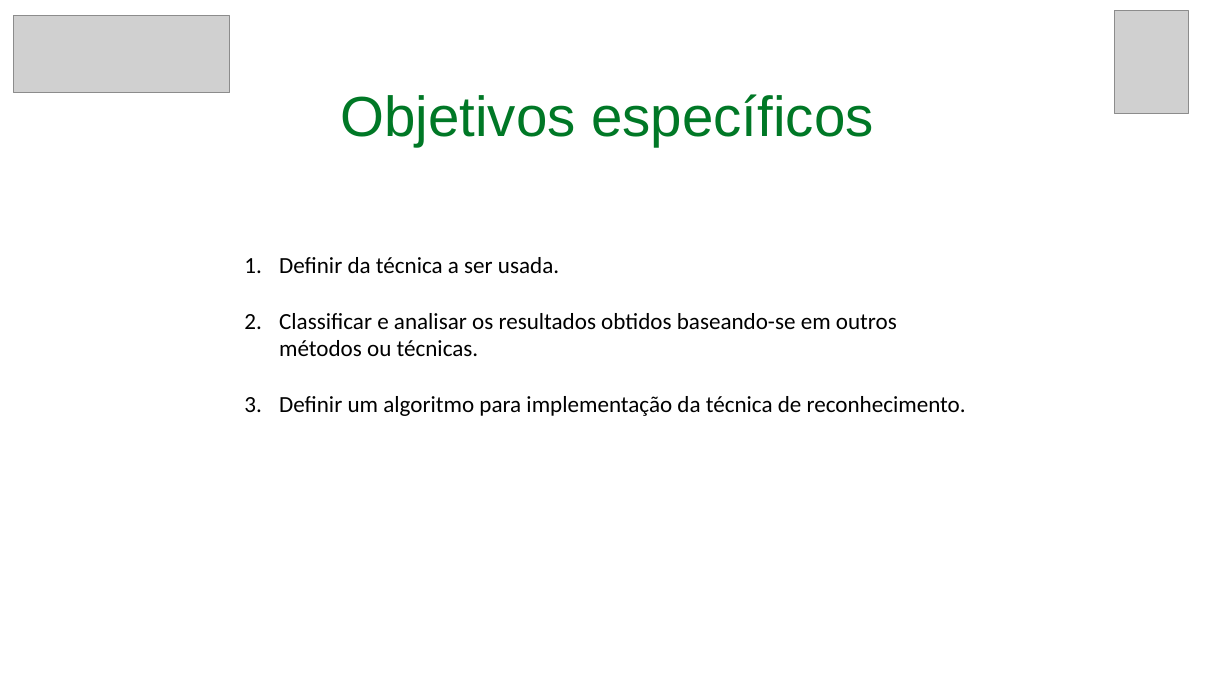
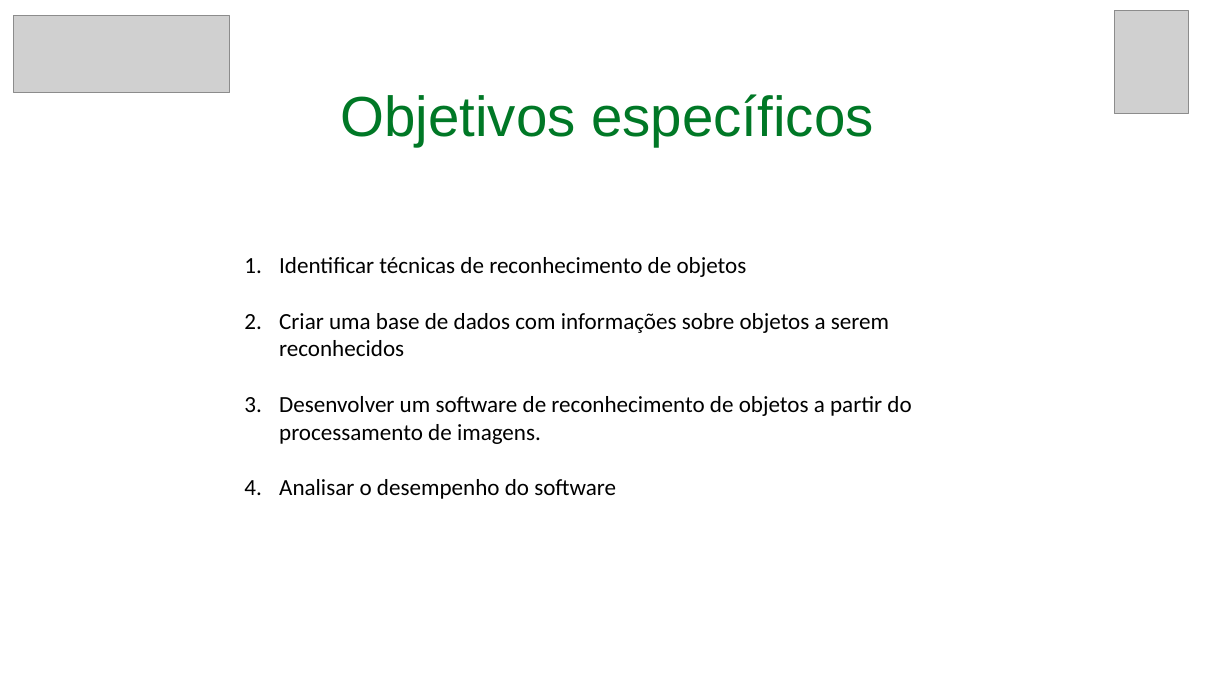
Before and after one commit to RoDiLki/TCC, a slide deck: slide 6 of Seminário 01.pptx. Drawn at 1232x693 pixels with LibreOffice and Linux fonts; fonts in the diff are those of the drawing; grey boxes stand for pictures. Boxes give left, top, right and bottom in pixels: in the first picture for what was removed or moved away, otherwise in the second. Text is boxed around its words. In the diff, an @@ line names an element or a change of style, - is before the commit and + after.

```diff
--- a/Seminário 01.pptx
+++ b/Seminário 01.pptx
@@ text at bbox=[279, 257, 911, 499]: text changed @@
-1. Definir da técnica a ser usada.
-2. Classificar e analisar os resultados obtidos baseando-se em outros métodos ou técnicas.
-3. Definir um algoritmo para implementação da técnica de reconhecimento.
+1. Identificar técnicas de reconhecimento de objetos
+2. Criar uma base de dados com informações sobre objetos a serem reconhecidos
+3. Desenvolver um software de reconhecimento de objetos a partir do processamento de imagens.
+4. Analisar o desempenho do software
```
Also in this commit, not shown: 6 other slides changed, 1 slide added, 2 slides removed.
